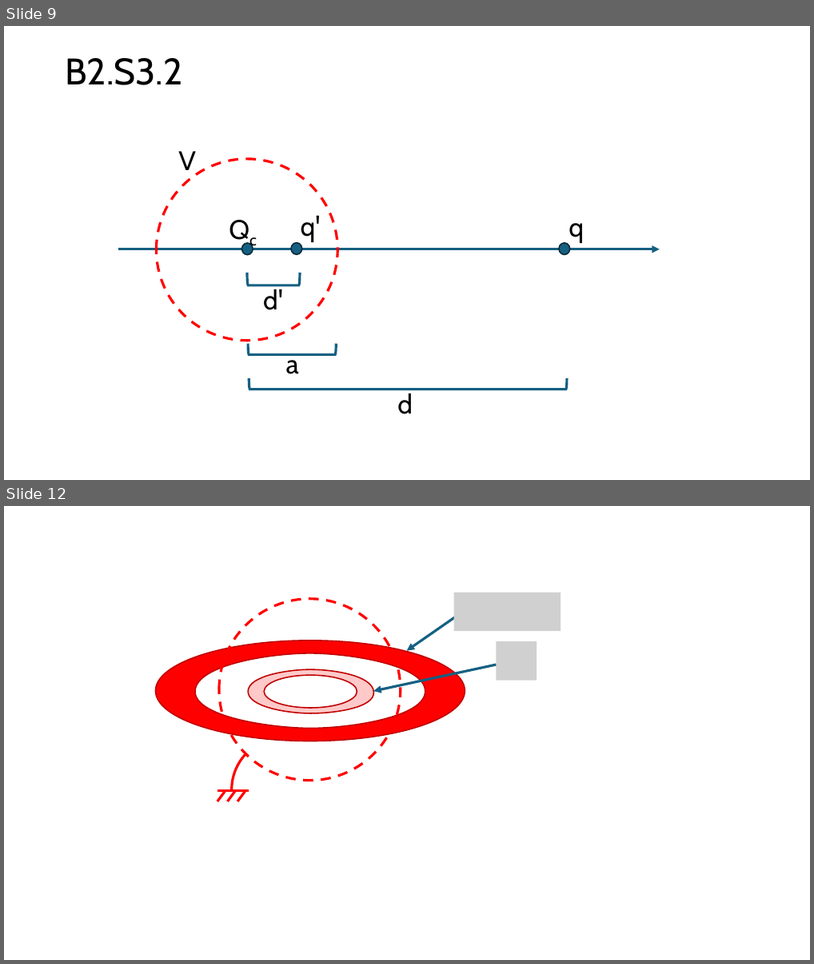
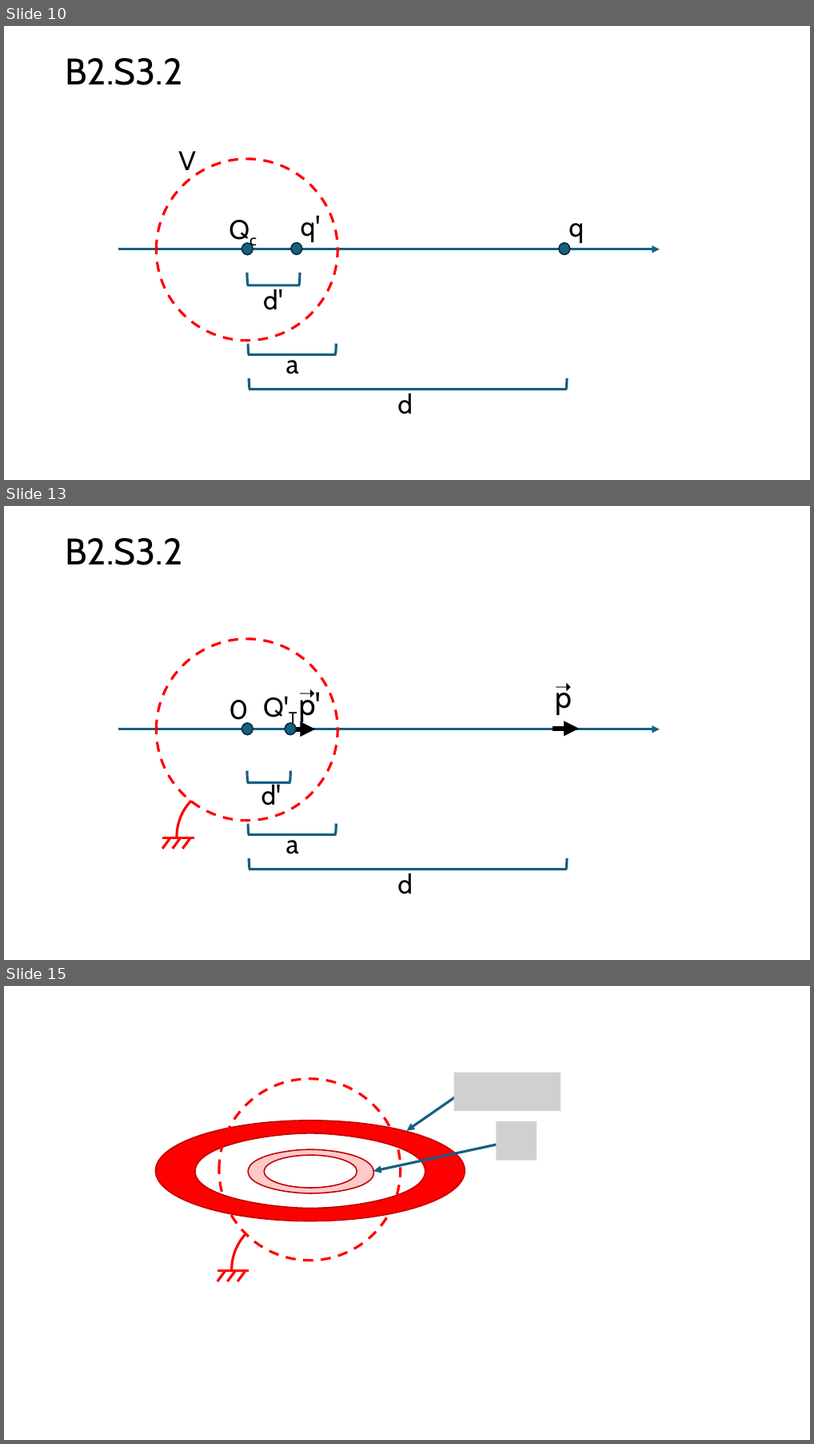
Before and after one commit to GuillermoRegodon/jupyter-em1fisuco-problemas, a slide deck: images/Images.pptx. Shown one above the other, each under a label of ours: slides 9 and 12 before the commit, slides 10, 13 and 15 after it; the slides between them are not shown. The pictures are 814x964 and 814x1444 pixels, drawn with LibreOffice and Linux fonts; fonts in the diff are those of the drawing; grey boxes stand for pictures. Boxes give left, top, right and bottom in pixels: in the first picture for what was removed or moved away, otherwise in the second. Text is boxed around its words. In the diff, an @@ line names an element or a change of style, - is before the commit and + after.

```diff
--- a/images/Images.pptx
+++ b/images/Images.pptx
@@ slide 13 added at [4, 506, 810, 960], background #FFFFFF @@
@@ text added at [66, 538, 183, 565], 44 pt, text #000000 @@
+B2.S3.2
@@ ellipse added at [157, 639, 338, 820], outline #FF0000 3 pt dashed @@
@@ text added at [549, 670, 582, 700], 24 pt, text #000000 @@
+➝
@@ text added at [263, 696, 297, 728], 32 pt, text #000000 @@
+Q'T
@@ text added at [293, 677, 326, 708], 24 pt, text #000000 @@
+➝
@@ text added at [299, 689, 321, 722], 36 pt, text #000000 @@
+p'
@@ text added at [555, 683, 572, 715], 36 pt, text #000000 @@
+p
@@ text added at [229, 700, 248, 725], 32 pt, text #000000 @@
+0
@@ arrow added from (118, 729) to (660, 729), #156082 3 pt @@
@@ ellipse added at [242, 723, 254, 734], fill #156082, outline #092A39 1.5 pt @@
@@ ellipse added at [286, 723, 296, 734], fill #156082, outline #092A39 1.5 pt @@
@@ arrow added from (289, 729) to (315, 729), #000000 6 pt @@
@@ arrow added from (553, 728) to (579, 728), #000000 6 pt @@
@@ arc (boxed as its full ellipse) added at [177, 783, 290, 890], outline #FF0000 3 pt @@
@@ left bracket added at [247, 771, 290, 782], outline #156082 3 pt @@
@@ text added at [262, 782, 282, 805], 32 pt, text #000000 @@
+d'
@@ group added at [162, 837, 194, 848]: 4 lines @@
@@ left bracket added at [248, 824, 336, 835], outline #156082 3 pt @@
@@ text added at [286, 833, 299, 854], 32 pt, text #000000 @@
+a
@@ left bracket added at [249, 858, 567, 869], outline #156082 3 pt @@
@@ text added at [398, 872, 413, 894], 32 pt, text #000000 @@
+d
@@ what was slide 9 is now slide 10 @@
@@ what was slide 12 is now slide 15 @@
```
Also in this commit, not shown: 2 slides changed, 2 other slides added, 49 other files.
